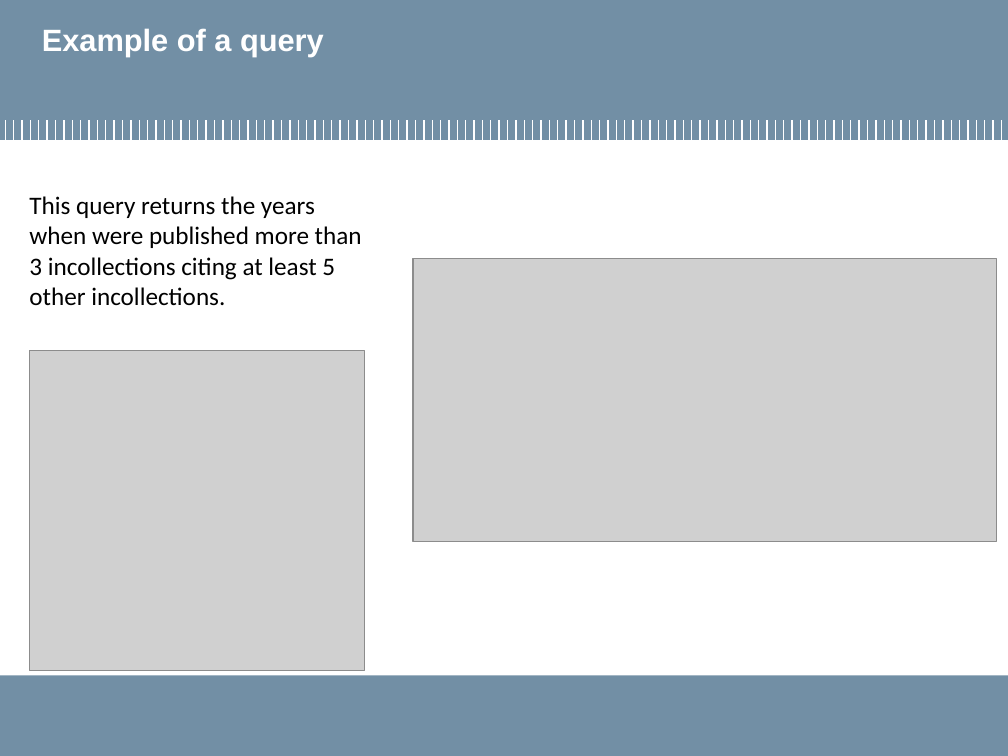
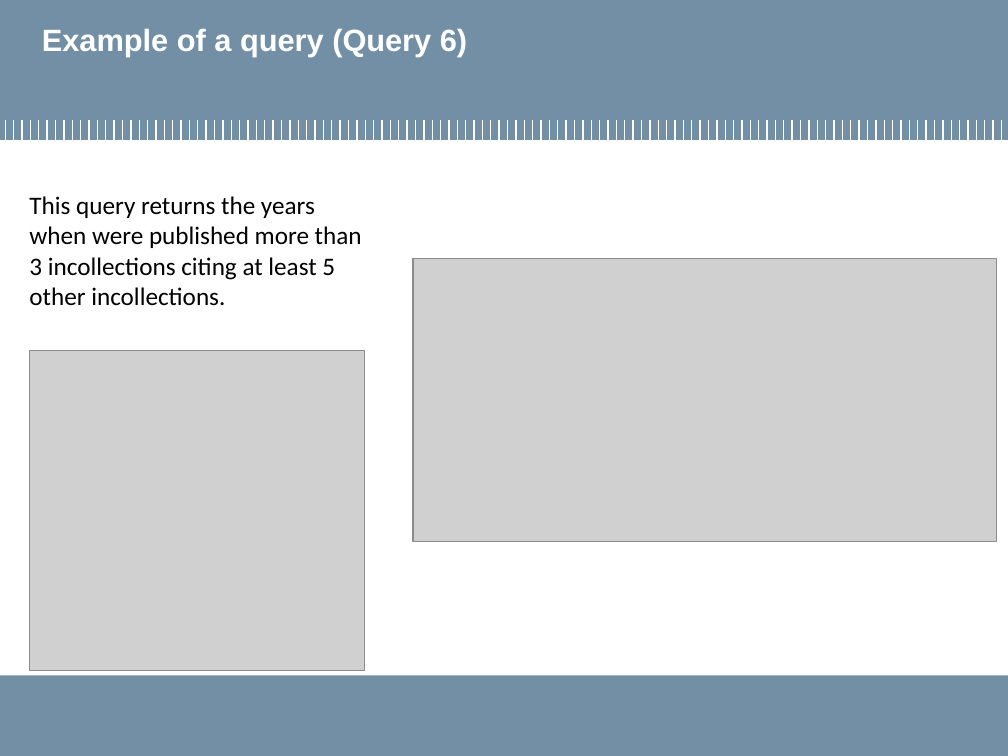
Before and after one commit to MarcoLucaPrevitera/BigData-Project, a slide deck: slide 36 of Presentation/FinalPresentation.pptx. Drawn at 1008x756 pixels with LibreOffice and Linux fonts; fonts in the diff are those of the drawing; grey boxes stand for pictures; background and template pictures are left out. Boxes give left, top, right and bottom in pixels: in the first picture for what was removed or moved away, otherwise in the second. Text is boxed around its words. In the diff, an @@ line names an element or a change of style, - is before the commit and + after.

```diff
--- a/Presentation/FinalPresentation.pptx
+++ b/Presentation/FinalPresentation.pptx
@@ title at (x1=42, y1=28, x2=467, y2=56): text changed @@
-Example of a query
+Example of a query (Query 6)
```
Also in this commit, not shown: 4 other slides changed, 1 other file.
